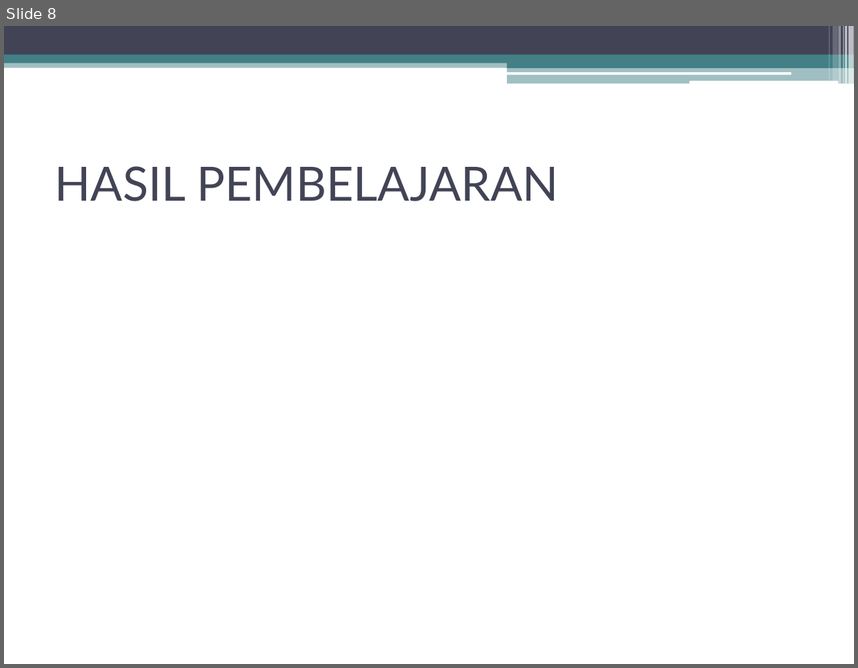
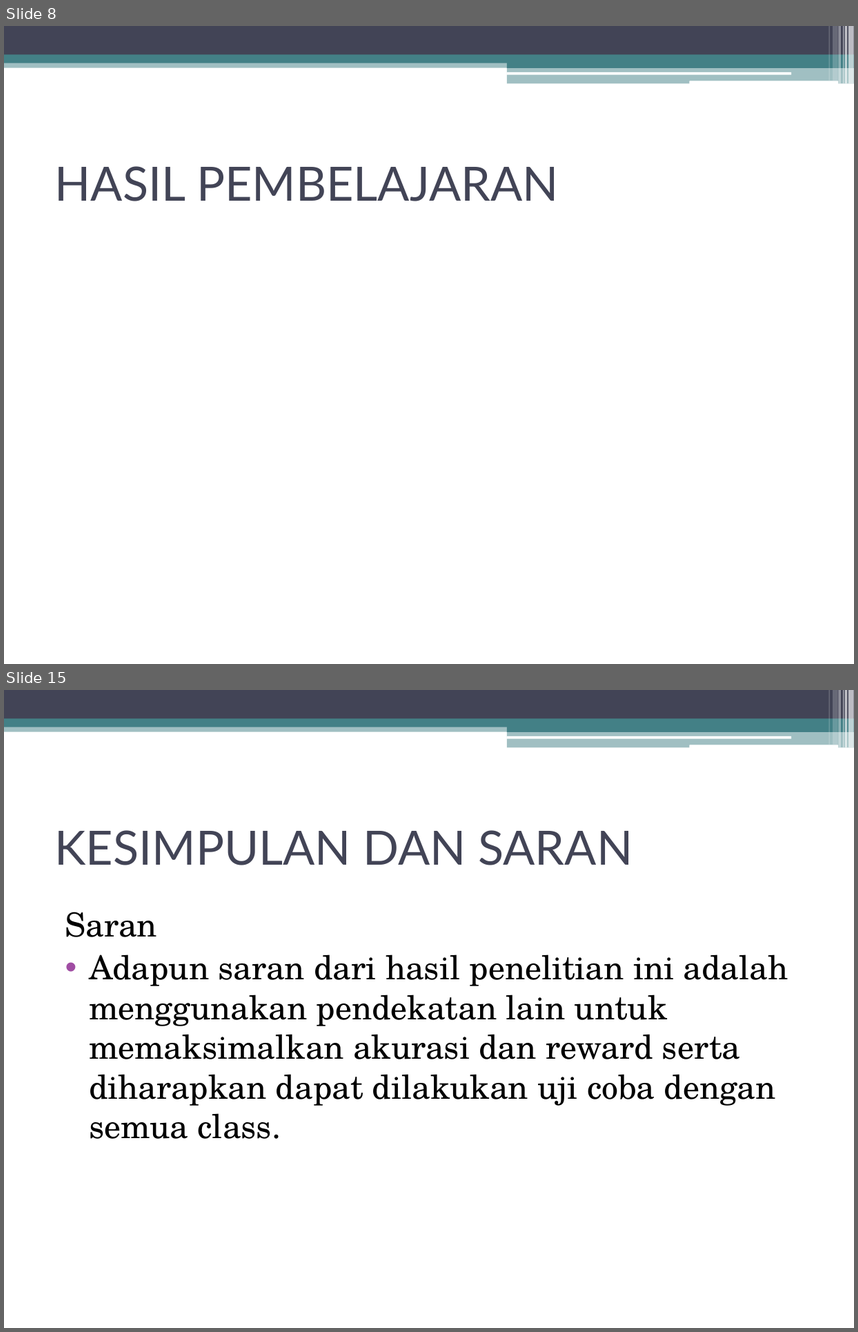
Before and after one commit to dcomputare/Tugas-Akhir, a slide deck: TA bab 1-4/PENGEMBANGAN BOT PADA GAME GANG GARRISON 2 DENGAN.pptx. Shown one above the other, each under a label of ours: slide 8 before the commit, slides 8 and 15 after it; the slides between them are not shown. The pictures are 858x668 and 858x1332 pixels, drawn with LibreOffice and Linux fonts; fonts in the diff are those of the drawing. Boxes give left, top, right and bottom in pixels: in the first picture for what was removed or moved away, otherwise in the second. Text is boxed around its words. In the diff, an @@ line names an element or a change of style, - is before the commit and + after.

```diff
--- a/TA bab 1-4/PENGEMBANGAN BOT PADA GAME GANG GARRISON 2 DENGAN.pptx
+++ b/TA bab 1-4/PENGEMBANGAN BOT PADA GAME GANG GARRISON 2 DENGAN.pptx
@@ slide 15 added at <box>4,690,854,1328</box>, background #FFFFFF; not listed: 13 template elements that a slide beside it also shows @@
@@ title added at <box>55,830,633,865</box>, 40 pt, text #424456 @@
+KESIMPULAN DAN SARAN
@@ text added at <box>65,911,789,1138</box>, 28 pt, text #000000 @@
+Saran
+• Adapun saran dari hasil penelitian ini adalah menggunakan pendekatan lain untuk memaksimalkan akurasi dan reward serta diharapkan dapat dilakukan uji coba dengan semua class.
```
Also in this commit, not shown: 3 slides changed, 5 other slides added, 2 slides removed.
